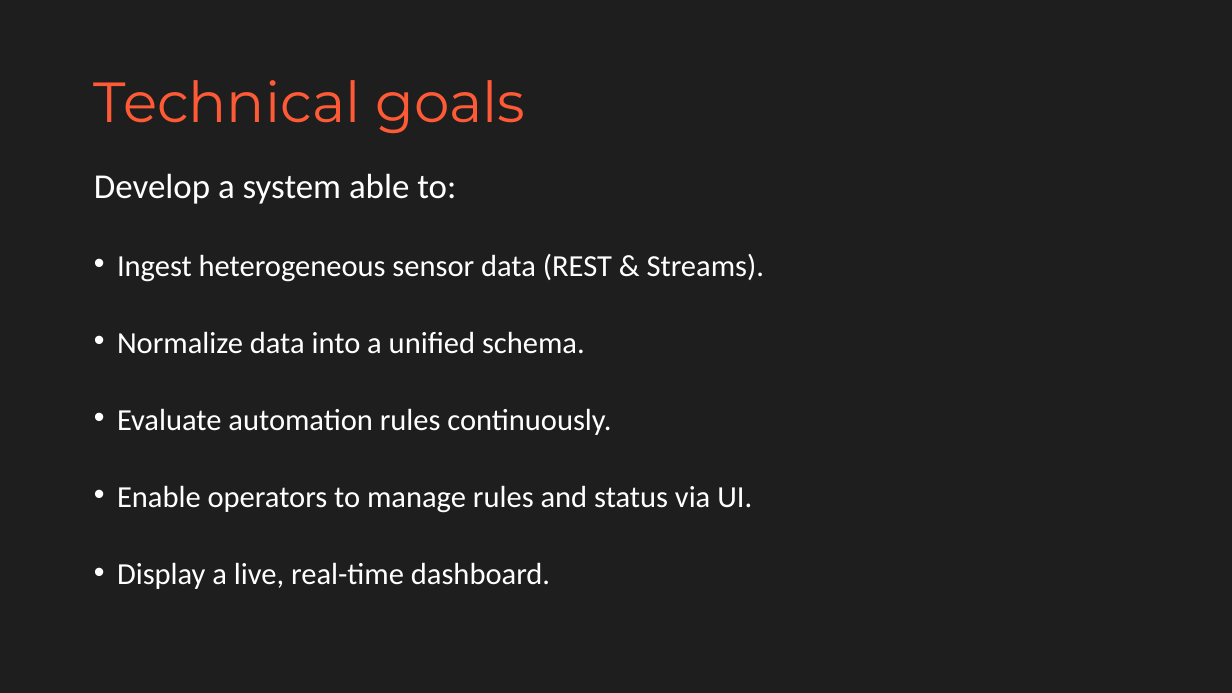
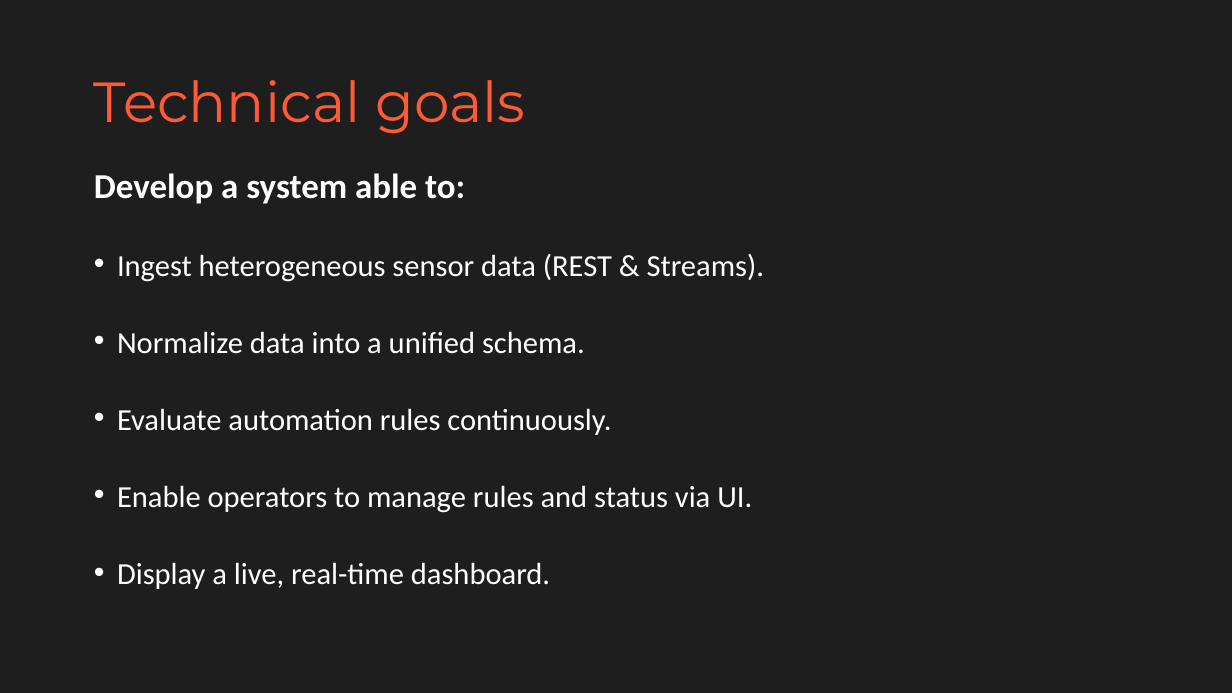
Before and after one commit to abdulkader2230150-creator/2230150_promptEngineers, a slide deck: slide 8 of booklets/presentation_MARS.pptx (slide 4 before the commit). Drawn at 1232x693 pixels with LibreOffice and Linux fonts; fonts in the diff are those of the drawing. Boxes give left, top, right and bottom in pixels: in the first picture for what was removed or moved away, otherwise in the second. Text is boxed around its words. In the diff, an @@ line names an element or a change of style, - is before the commit and + after.

```diff
--- a/booklets/presentation_MARS.pptx
+++ b/booklets/presentation_MARS.pptx
@@ text at bbox=[94, 173, 465, 204]: bold on in "Develop a system able to:" @@
```
Also in this commit, not shown: 2 other slides changed, 7 slides added, 2 slides removed.
